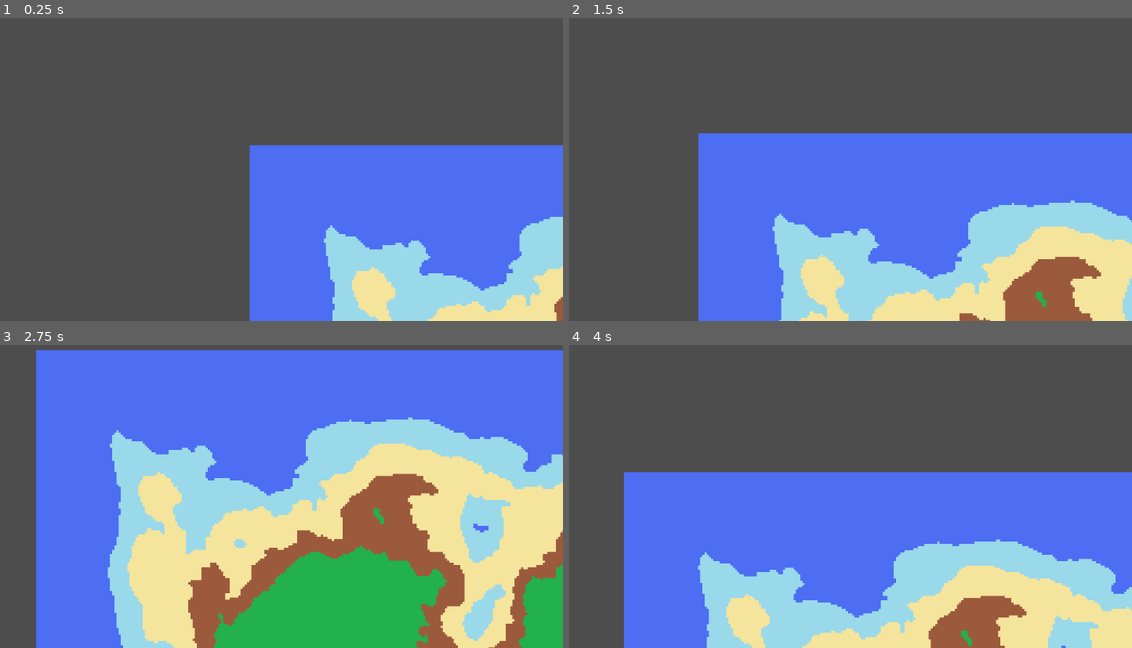
Above: before the commit, frames 1-4 (two rows, left to right).
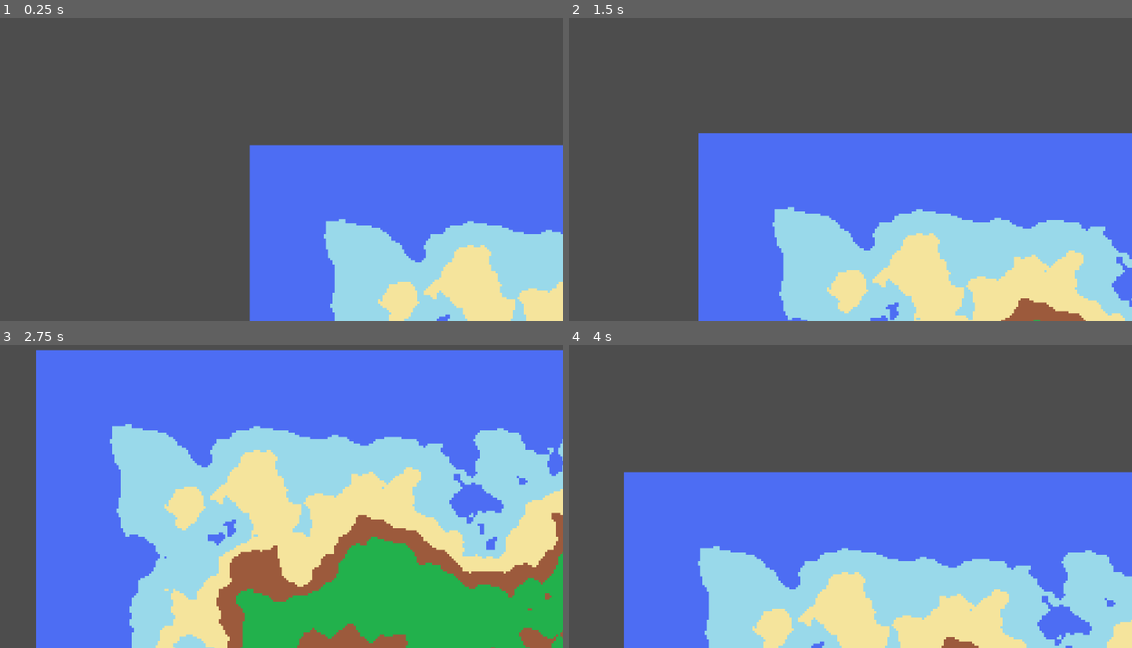
Above: after the commit, the same moments.

Repository: Lavero-o/NEA_project-Antlions
Game: Godot game, scene res://Scenes/main.tscn
Same seed, same stepped clock (60 frames per second), same inputs: the game is played once before the commit and once after it.
Inputs:
- Up to frame 1 (0.25 s): no input
- Up to frame 2 (1.5 s): tap Enter at 0.5 s; hold D (move_right) 0.53-1.28 s; hold S (move_down) from 1.28 s (still down)
- Up to frame 3 (2.75 s): release S (move_down) at 2.03 s; hold D (move_right) from 2.03 s (still down)
- Up to frame 4 (4 s): release D (move_right) at 2.78 s; hold W (move_up) 2.78-3.53 s; hold A (move_left) from 3.53 s (still down)

The runs differ from the first frame. In frame 1, 7.2% of the frame differs, in the area x 57-100%, y 65-100%; in frame 2, 14%; in frame 3, 33%, in the area x 19-100%, y 23-100%; in frame 4, 15%.

Commit message:
added entity

Diff:
--- /dev/null
+++ b/Prefabs/entity.tscn
@@ -0,0 +1,6 @@
+[gd_scene load_steps=2 format=3 uid="uid://boye7g5fxn4jq"]
+
+[ext_resource type="Script" uid="uid://y3lbra4lflh0" path="res://entity.gd" id="1_4cnbd"]
+
+[node name="Entity" type="CharacterBody2D"]
+script = ExtResource("1_4cnbd")
--- a/Scenes/main.tscn
+++ b/Scenes/main.tscn
@@ -7,7 +7,7 @@
 
 [node name="Main" type="Node2D"]
 
-[node name="World" parent="." instance=ExtResource("1_jjgbg")]
+[node name="WorldLayer" parent="." instance=ExtResource("1_jjgbg")]
 
 [node name="CameraChar" type="CharacterBody2D" parent="."]
 motion_mode = 1
--- /dev/null
+++ b/entity.gd
@@ -0,0 +1,32 @@
+extends CharacterBody2D
+class_name Entity
+
+@export var health: float = 60
+@export var speed: float = 20
+
+var friction = 10
+
+var moving_to: Vector2
+var is_moving_to_point: bool
+
+var turn_factor: float = 0.1
+
+func _init() -> void:
+	pass
+
+func _physics_process(delta: float) -> void:
+	if is_moving_to_point:
+		var move_vector = get_move_vector()
+		velocity = move_vector * speed * 10 * delta
+
+	velocity.x = move_toward(velocity.x, 0, 10*delta)
+	velocity.y = move_toward(velocity.y, 0, 10*delta)
+
+func get_move_vector():
+	if not is_moving_to_point:
+		return
+	return (moving_to - position).normalized()
+
+func move_to(point: Vector2):
+	is_moving_to_point = true
+	moving_to = point
Not shown, added: entity.gd.uid
